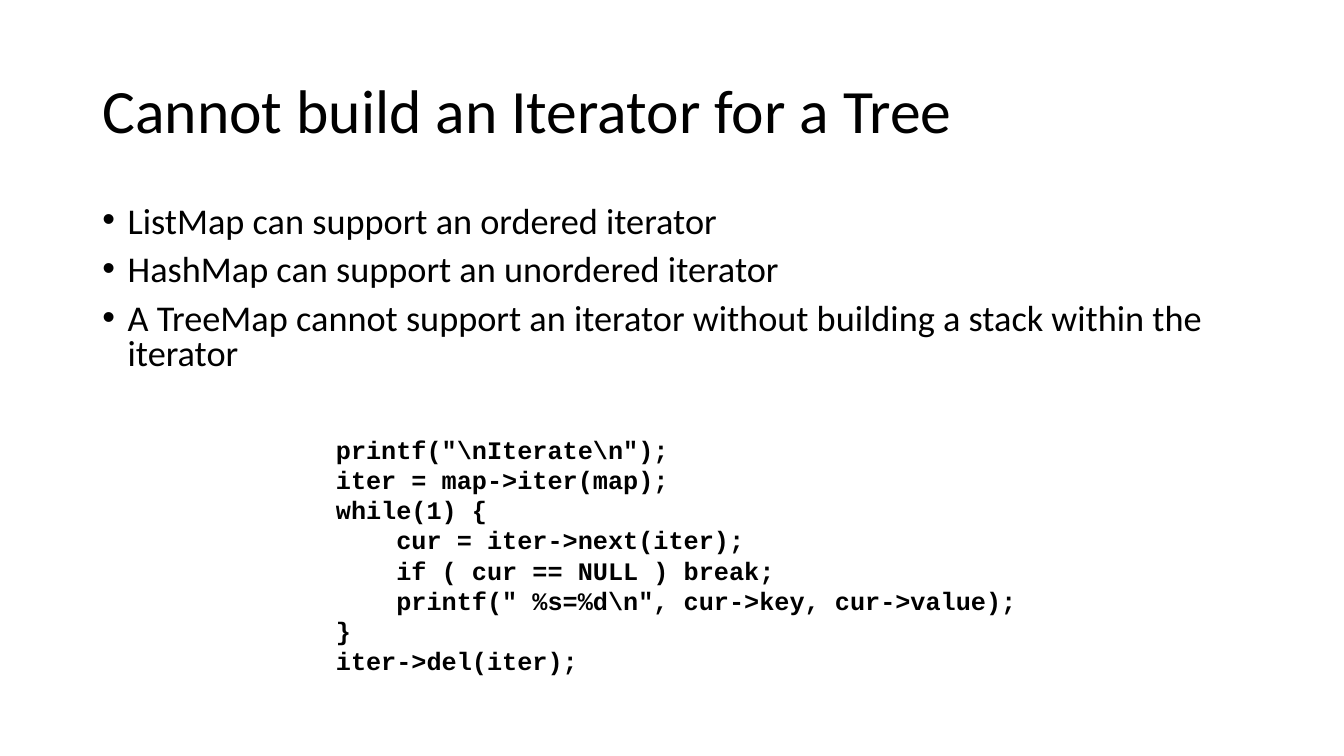
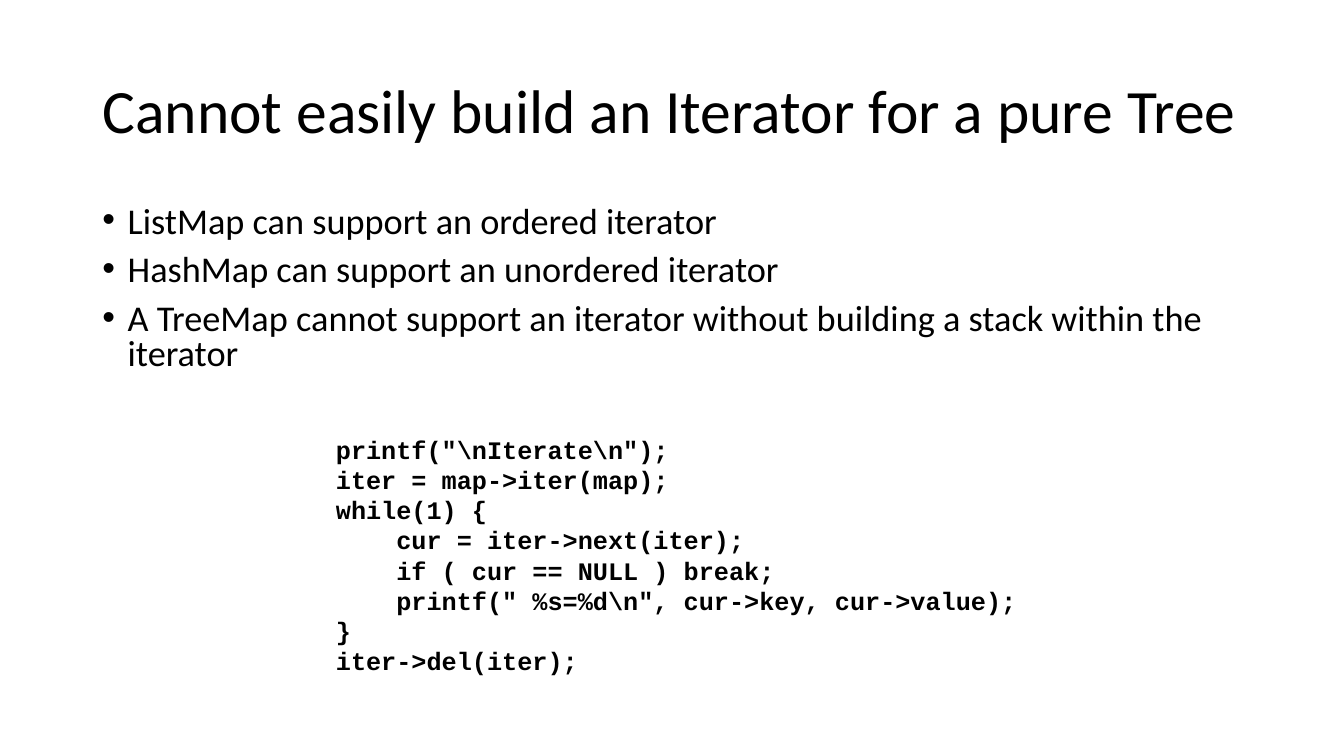
Before and after one commit to csev/cc4e, a slide deck: slide 48 of lectures/CC-05-Trees-Hash.pptx (slide 46 before the commit). Drawn at 1344x756 pixels with LibreOffice and Linux fonts; fonts in the diff are those of the drawing. Boxes give left, top, right and bottom in pixels: in the first picture for what was removed or moved away, otherwise in the second. Text is boxed around its words. In the diff, an @@ line names an element or a change of style, - is before the commit and + after.

```diff
--- a/lectures/CC-05-Trees-Hash.pptx
+++ b/lectures/CC-05-Trees-Hash.pptx
@@ title at (102,90,1235,143): text changed @@
-Cannot build an Iterator for a Tree
+Cannot easily build an Iterator for a pure Tree
```
Also in this commit, not shown: 18 other slides changed, 3 slides added, 1 slide removed, 1 other file.
